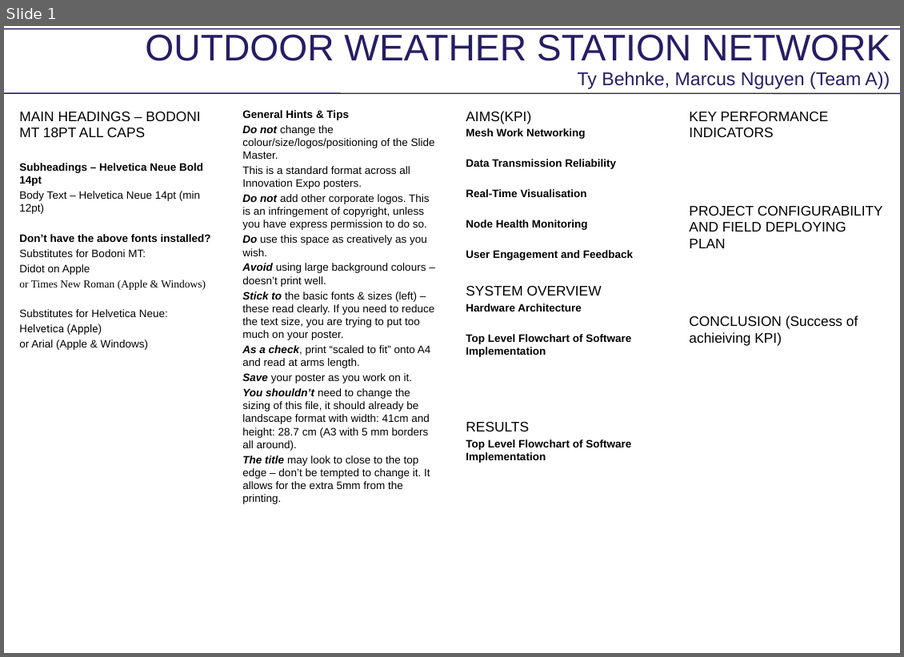
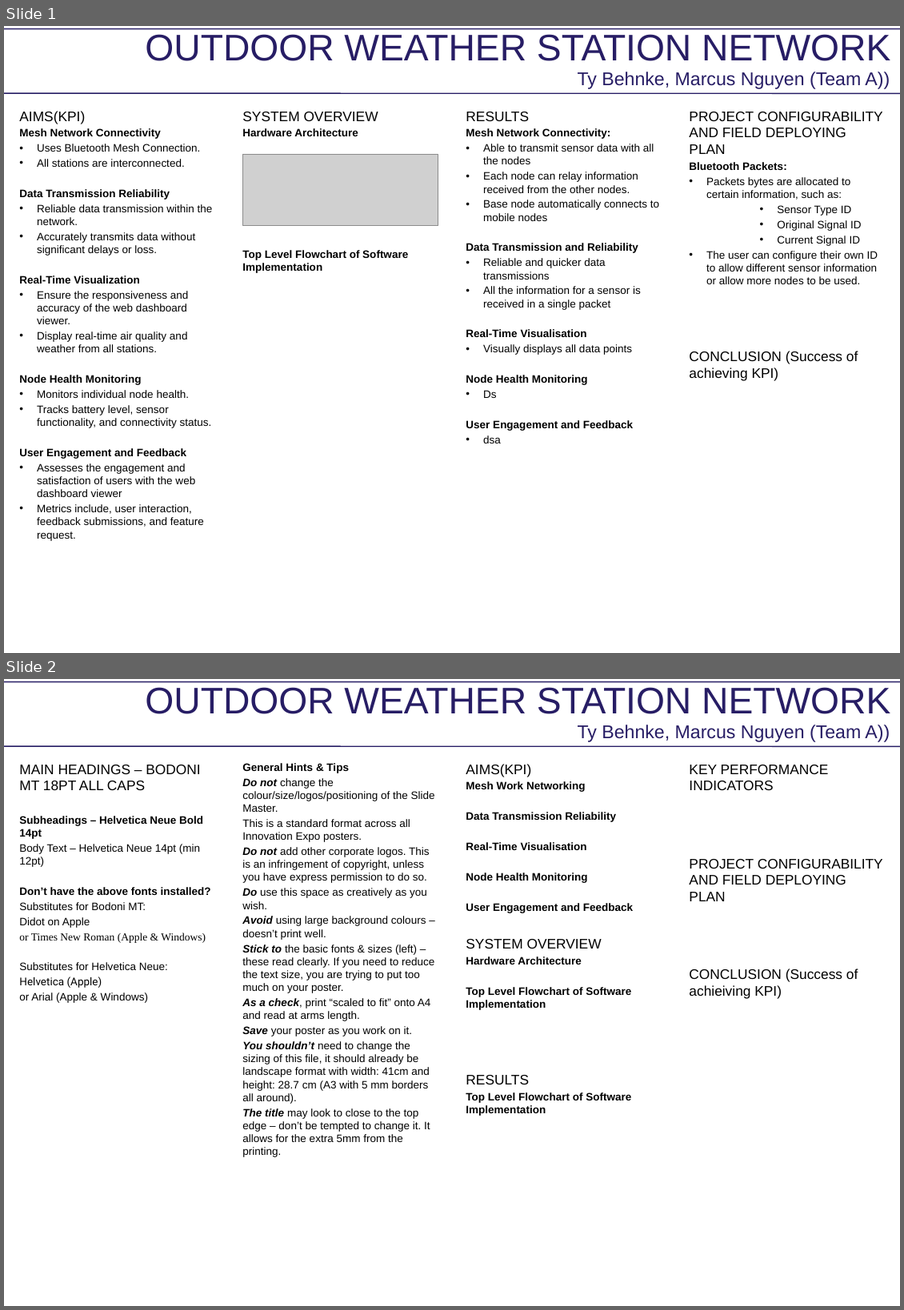
Before and after one commit to Mnguyen4000/CSSE4011-Vulcan-Yellow, a slide deck: poster.pptx. Shown one above the other, each under a label of ours: slide 1 before the commit, slides 1 and 2 after it. The pictures are 904x657 and 904x1310 pixels, drawn with LibreOffice and Linux fonts; fonts in the diff are those of the drawing; grey boxes stand for pictures. Boxes give left, top, right and bottom in pixels: in the first picture for what was removed or moved away, otherwise in the second. Text is boxed around its words. In the diff, an @@ line names an element or a change of style, - is before the commit and + after.

Commit message:
Added a second page for the actual poster

```diff
--- a/poster.pptx
+++ b/poster.pptx
@@ slide 1 added at [4, 26, 900, 653], background #FFFFFF; not listed: 2 template elements that a slide beside it also shows @@
@@ title added at [145, 34, 890, 61], 48 pt, text #271D65 @@
+OUTDOOR WEATHER STATION NETWORK
@@ subtitle added at [578, 72, 890, 89], 24 pt, text #271D65 @@
+Ty Behnke, Marcus Nguyen (Team A))
@@ text added at [19, 111, 213, 541], 14 pt, text #000000 @@
+AIMS(KPI)
+Mesh Network Connectivity
+• Uses Bluetooth Mesh Connection.
+• All stations are interconnected.
+Data Transmission Reliability
+• Reliable data transmission within the network.
+• Accurately transmits data without significant delays or loss.
+Real-Time Visualization
+• Ensure the responsiveness and accuracy of the web dashboard viewer.
+• Display real-time air quality and weather from all stations.
+Node Health Monitoring
+• Monitors individual node health.
+• Tracks battery level, sensor functionality, and connectivity status.
+User Engagement and Feedback
+• Assesses the engagement and satisfaction of users with the web dashboard viewer
+• Metrics include, user interaction, feedback submissions, and feature request.
@@ text added at [242, 112, 408, 273], 14 pt, text #000000, bold @@
+SYSTEM OVERVIEW
+Hardware Architecture
+Top Level Flowchart of Software Implementation
@@ text added at [466, 112, 659, 444], 14 pt, text #000000 @@
+RESULTS
+Mesh Network Connectivity:
+• Able to transmit sensor data with all the nodes
+• Each node can relay information received from the other nodes.
+• Base node automatically connects to mobile nodes
+Data Transmission and Reliability
+• Reliable and quicker data transmissions
+• All the information for a sensor is received in a single packet
+Real-Time Visualisation
+• Visually displays all data points
+Node Health Monitoring
+• Ds
+User Engagement and Feedback
+• dsa
@@ text added at [689, 112, 883, 381], 14 pt, text #000000 @@
+PROJECT CONFIGURABILITY AND FIELD DEPLOYING PLAN
+Bluetooth Packets:
+• Packets bytes are allocated to certain information, such as:
+  • Sensor Type ID
+  • Original Signal ID
+  • Current Signal ID
+• The user can configure their own ID to allow different sensor information or allow more nodes to be used.
+CONCLUSION (Success of achieving KPI)
@@ picture added at [242, 154, 438, 225] @@
@@ what was slide 1 is now slide 2 @@
```
